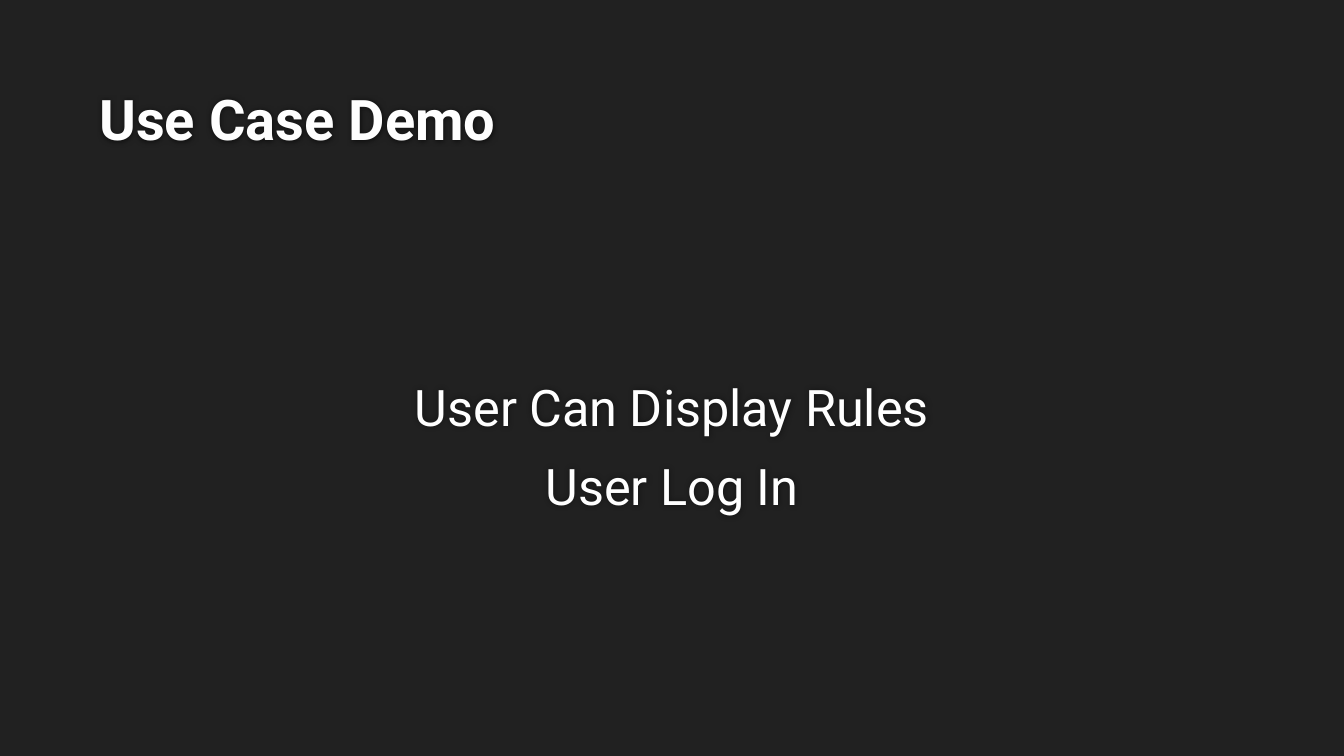
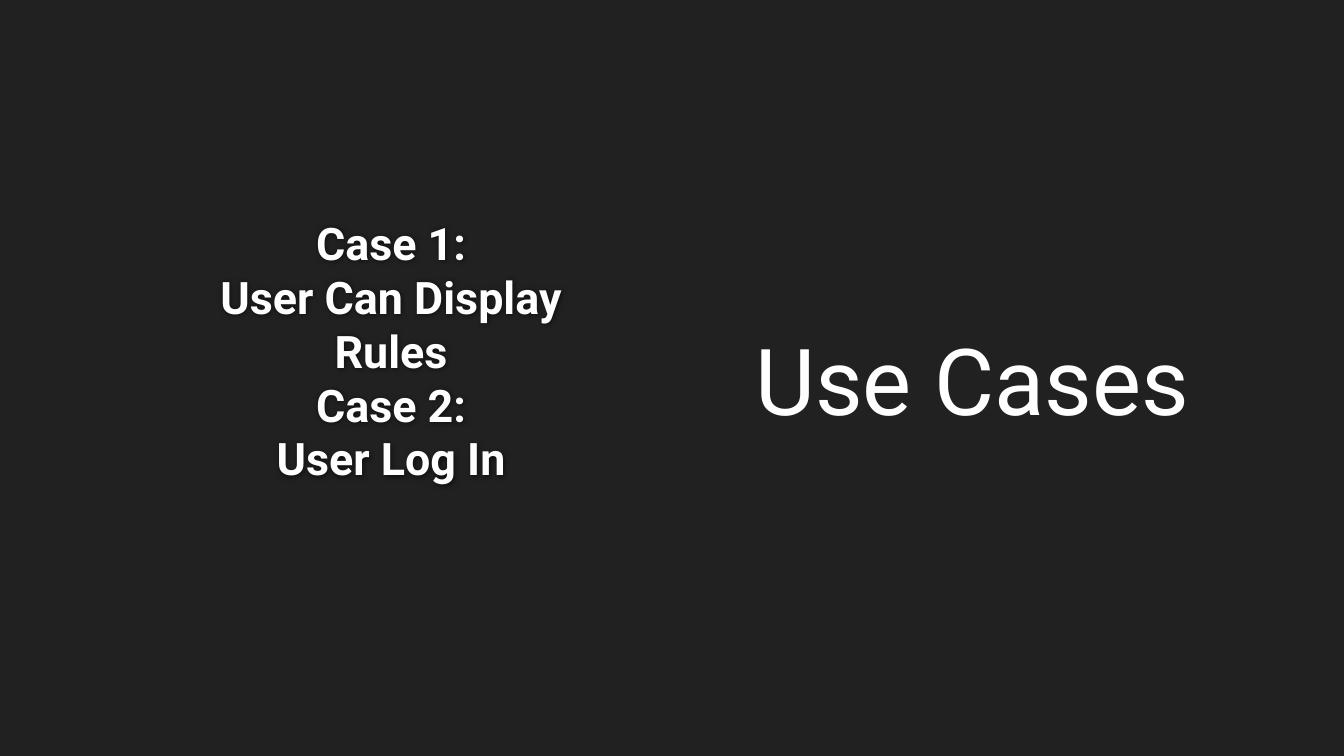
Before and after one commit to Asheng321/M4hjong, a slide deck: slide 7 of ProjectDocumentation/M4hjong.pptx. Drawn at 1344x756 pixels with LibreOffice and Linux fonts; fonts in the diff are those of the drawing; background and template pictures are left out. Boxes give left, top, right and bottom in pixels: in the first picture for what was removed or moved away, otherwise in the second. Text is boxed around its words. In the diff, an @@ line names an element or a change of style, - is before the commit and + after.

```diff
--- a/ProjectDocumentation/M4hjong.pptx
+++ b/ProjectDocumentation/M4hjong.pptx
@@ title at box(220, 227, 561, 485): text changed; size 40 to 32 pt @@
-Use Case Demo
+Case 1:
+User Can Display Rules
+Case 2:
+User Log In
@@ text added at box(755, 348, 1190, 416), 66 pt, text #FFFFFF @@
+Use Cases
@@ text removed at box(415, 388, 929, 516) @@
-User Can Display Rules
-User Log In
```
Also in this commit, not shown: 2 other slides changed, 19 other files.
